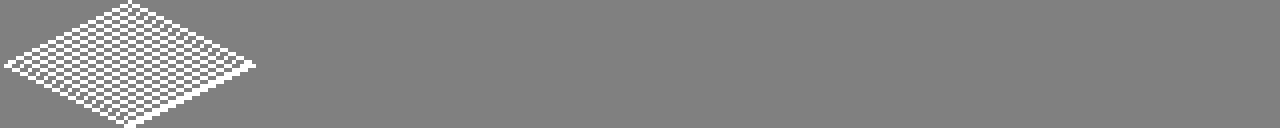
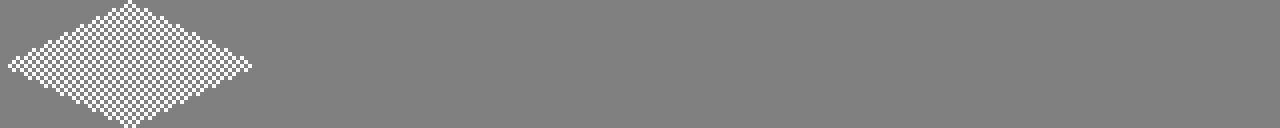
Layer changes from the first 1280 × 128 image to the second:
painted on "Layer" over [4, 4, 256, 128]
